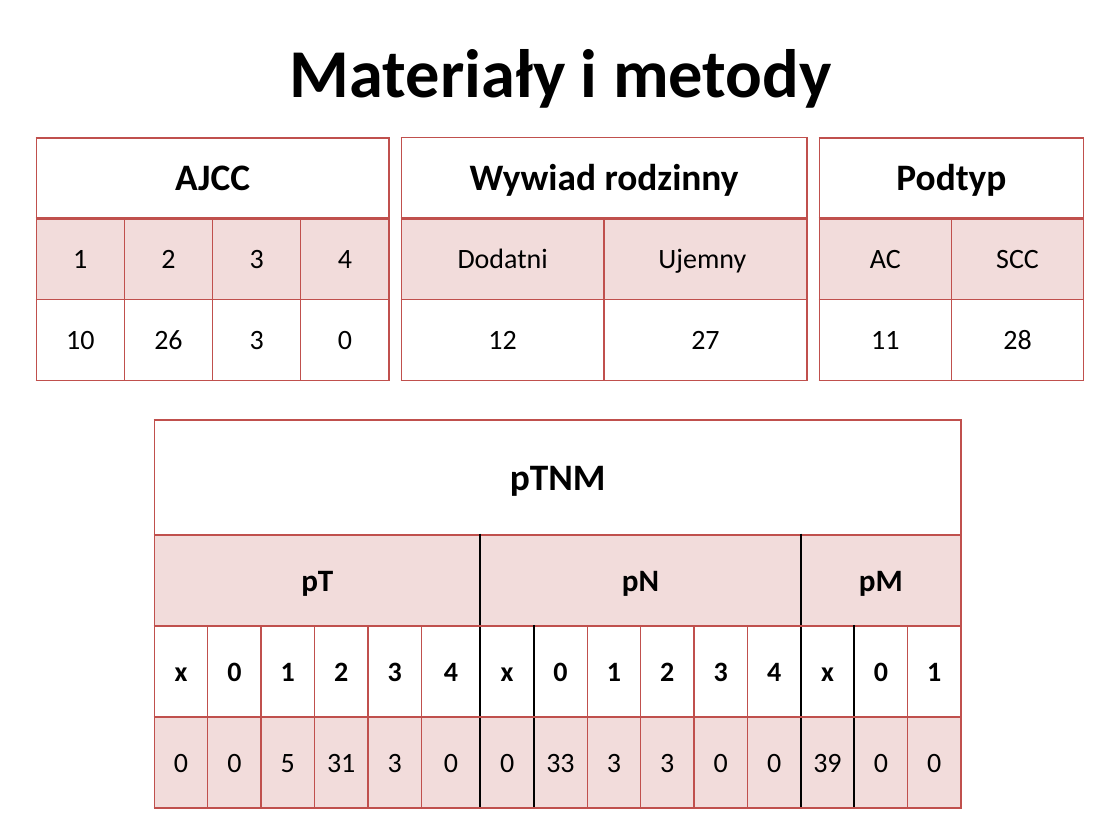
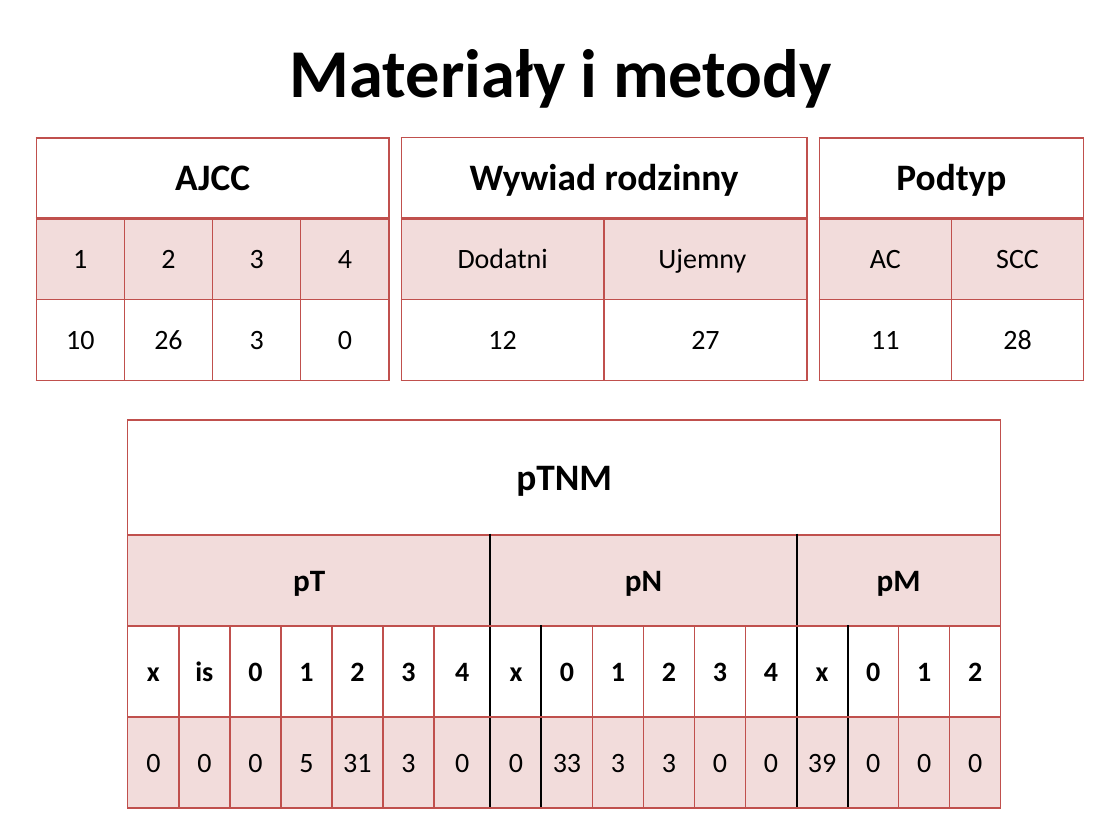
Before and after one commit to empro314/PBB, a slide deck: slide 5 of [1.3] Czy-stan-zapalny-ma-wpływ-na-raka-płuca.pptx. Drawn at 1120x840 pixels with LibreOffice and Linux fonts; fonts in the diff are those of the drawing. Boxes give left, top, right and bottom in pixels: in the first picture for what was removed or moved away, otherwise in the second. Text is boxed around its words. In the diff, an @@ line names an element or a change of style, - is before the commit and + after.

```diff
--- a/[1.3] Czy-stan-zapalny-ma-wpływ-na-raka-płuca.pptx
+++ b/[1.3] Czy-stan-zapalny-ma-wpływ-na-raka-płuca.pptx
@@ table at <box>128,420,1008,808</box> @@
+column 2:  |  | is | 0
+column 17:  |  | 2 | 0
@@ table: place and size @@
-table at <box>155,420,967,808</box>
+table at <box>128,420,1008,808</box>
```
Also in this commit, not shown: 1 other slide changed.
